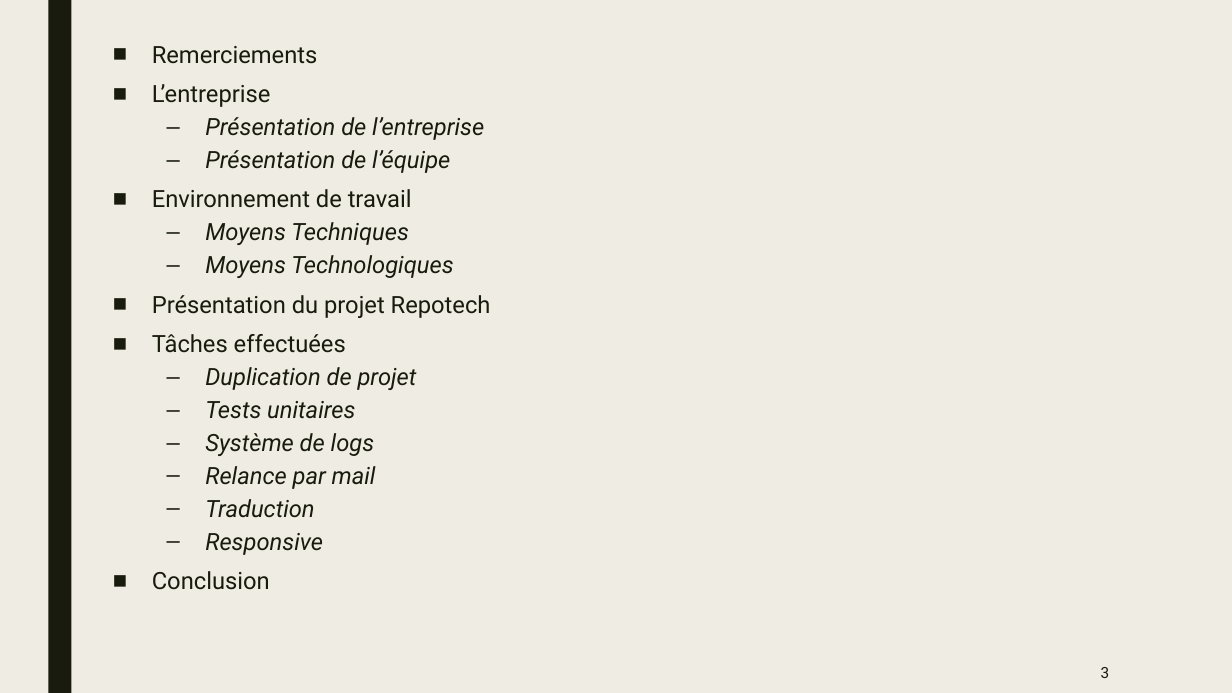
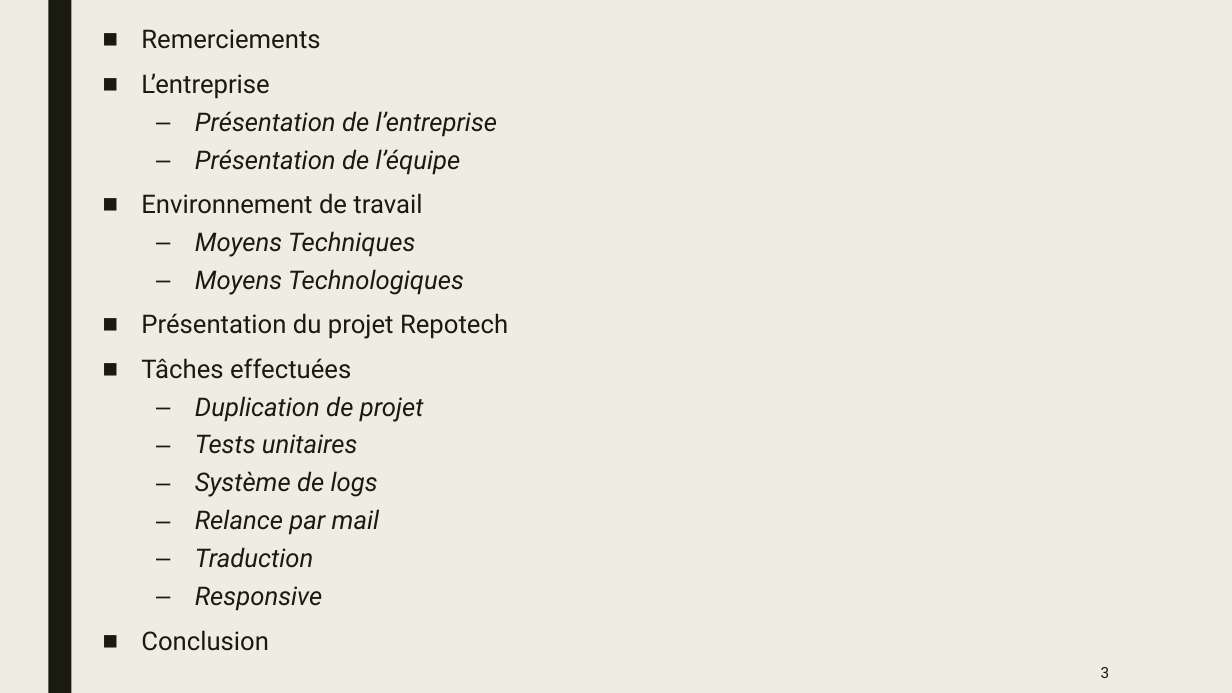
Before and after one commit to Yoan15/CDA22-23_yoan, a slide deck: slide 3 of ressources/CDA_Projet_Repotech_Yoan_Deconinck.pptx. Drawn at 1232x693 pixels with LibreOffice and Linux fonts; fonts in the diff are those of the drawing. Boxes give left, top, right and bottom in pixels: in the first picture for what was removed or moved away, otherwise in the second. Text is boxed around its words. In the diff, an @@ line names an element or a change of style, - is before the commit and + after.

```diff
--- a/ressources/CDA_Projet_Repotech_Yoan_Deconinck.pptx
+++ b/ressources/CDA_Projet_Repotech_Yoan_Deconinck.pptx
@@ text "Remerciements": place and size @@
-text "Remerciements" at <box>152,46,491,590</box>
+text "Remerciements" at <box>141,29,508,651</box>
@@ text "Remerciements" at <box>141,29,508,651</box>: size 18.5 to 20 pt; line spacing 0.84 to 0.94 @@
```
Also in this commit, not shown: 9 other slides changed, 20 slides added, 5 other files.
